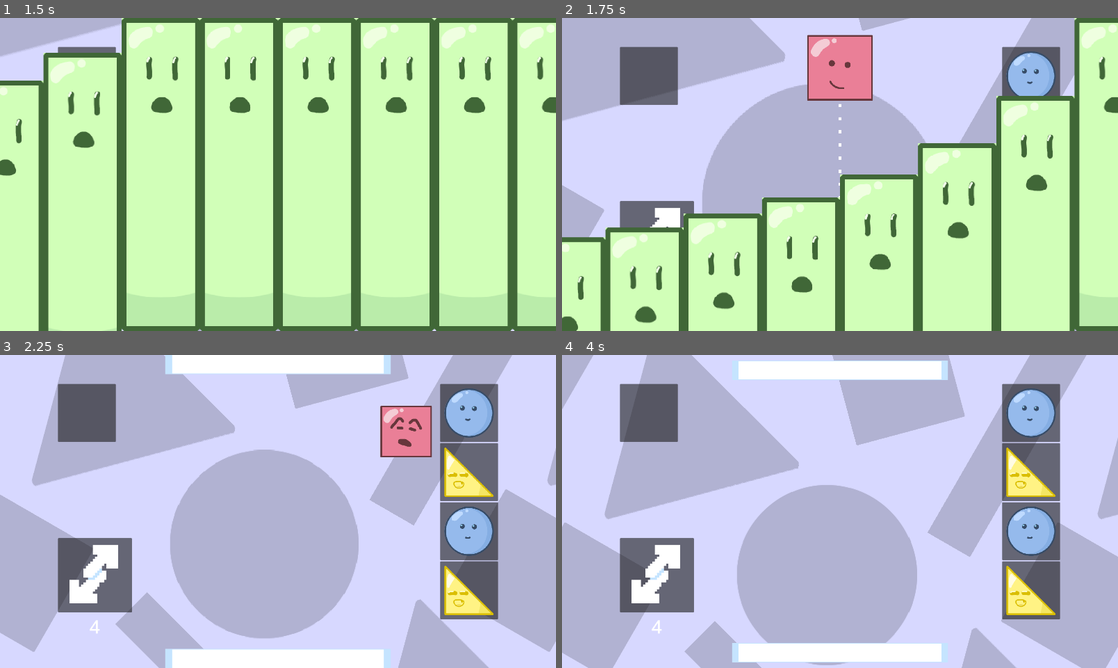
Above: before the commit, frames 1-4 (two rows, left to right).
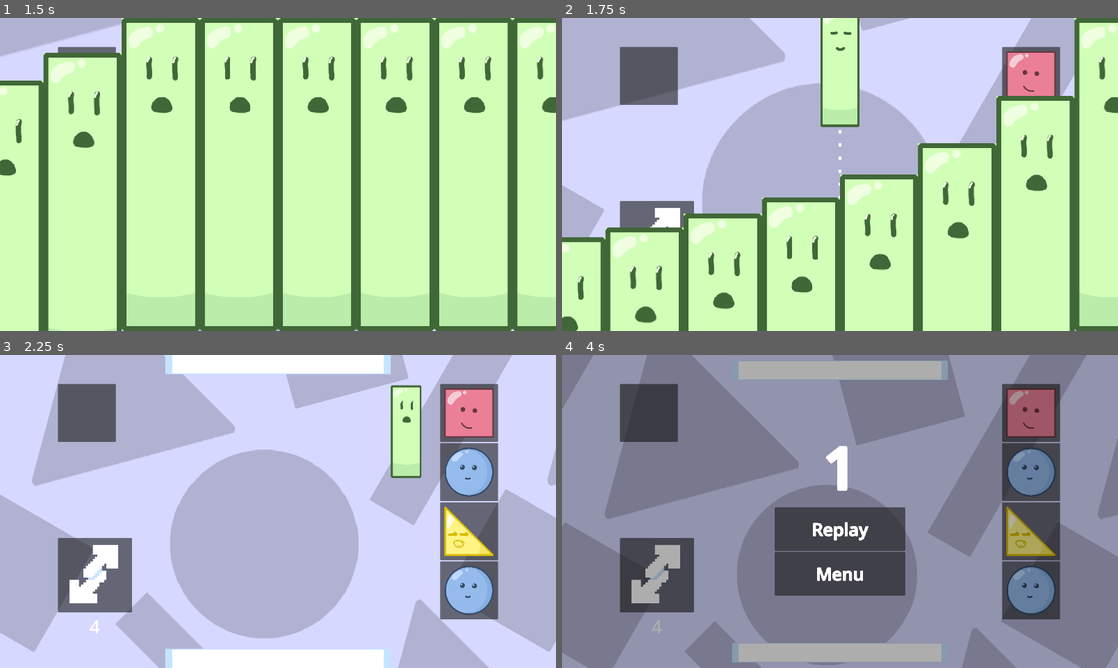
Above: after the commit, the same moments.

Repository: nullishew/game-jam-palindome
Game: Godot game, scene res://scenes/menu.tscn
Same seed, same stepped clock (60 frames per second), same inputs: the game is played once before the commit and once after it.
Inputs (mouse positions are in pixels of both pictures, inside the frame that each line leads up to):
- Up to frame 1 (1.5 s): click "Start" at 0.5 s; click "Start" at 1.25 s
- Up to frame 2 (1.75 s): no input
- Up to frame 3 (2.25 s): move the mouse to (400, 495) at 2.02 s; hold Right (move_piece_right) from 2.03 s (still down); tap Space (drop_piece) at 2.1 s
- Up to frame 4 (4 s): move the mouse to (728, 527) at 2.77 s; release Right (move_piece_right) at 2.78 s; hold Left (move_piece_left) 2.78-3.53 s; tap Space (drop_piece) at 2.85, 3.6 s; move the mouse to (895, 442) at 3.52 s; hold Right (move_piece_right) from 3.53 s (still down)

Frame 1 is identical in both runs. In frame 2, 4.7% of the frame differs, in the area x 44-89%, y 0-35%; in frame 3, 7.5%; in frame 4, 100%, in the area x 0-100%, y 0-100%.

Commit message:
fixed wrong starting index for piece queue + slightly better looking text

Diff:
--- a/scenes/game_over.tscn
+++ b/scenes/game_over.tscn
@@ -1,53 +1,6 @@
 [gd_scene format=3 uid="uid://b238bf1mnrb3"]
 
 [ext_resource type="Script" uid="uid://bq3w7qf1oq40d" path="res://scripts/game_over.gd" id="1_xeevv"]
-
-[sub_resource type="Animation" id="Animation_xeevv"]
-length = 0.001
-tracks/0/type = "bezier"
-tracks/0/imported = false
-tracks/0/enabled = true
-tracks/0/path = NodePath("Panel:modulate:a")
-tracks/0/interp = 1
-tracks/0/loop_wrap = true
-tracks/0/keys = {
-"handle_modes": PackedInt32Array(0),
-"points": PackedFloat32Array(1, -0.25, 0, 0.25, 0),
-"times": PackedFloat32Array(0)
-}
-tracks/1/type = "bezier"
-tracks/1/imported = false
-tracks/1/enabled = true
-tracks/1/path = NodePath("Panel/Game Over Menu/Turn Count Label:position:x")
-tracks/1/interp = 1
-tracks/1/loop_wrap = true
-tracks/1/keys = {
-"handle_modes": PackedInt32Array(0),
-"points": PackedFloat32Array(0, -0.25, 0, 0.25, 0),
-"times": PackedFloat32Array(0)
-}
-tracks/2/type = "bezier"
-tracks/2/imported = false
-tracks/2/enabled = true
-tracks/2/path = NodePath("Panel/Game Over Menu/Menu Button:position:x")
-tracks/2/interp = 1
-tracks/2/loop_wrap = true
-tracks/2/keys = {
-"handle_modes": PackedInt32Array(0),
-"points": PackedFloat32Array(0, -0.25, 0, 0.25, 0),
-"times": PackedFloat32Array(0)
-}
-tracks/3/type = "bezier"
-tracks/3/imported = false
-tracks/3/enabled = true
-tracks/3/path = NodePath("Panel/Game Over Menu/Replay Button:position:x")
-tracks/3/interp = 1
-tracks/3/loop_wrap = true
-tracks/3/keys = {
-"handle_modes": PackedInt32Array(0),
-"points": PackedFloat32Array(0, -0.25, 0, 0.25, 0),
-"times": PackedFloat32Array(0)
-}
 
 [sub_resource type="Animation" id="Animation_wqhvx"]
 resource_name = "game_over"
@@ -63,43 +16,9 @@
 "points": PackedFloat32Array(0, -0.25, 0, 0.25, 0, 1, -0.16666667, -0.16666667, 0, 0),
 "times": PackedFloat32Array(0, 1)
 }
-tracks/1/type = "bezier"
-tracks/1/imported = false
-tracks/1/enabled = true
-tracks/1/path = NodePath("Panel/Game Over Menu/Turn Count Label:position:x")
-tracks/1/interp = 1
-tracks/1/loop_wrap = true
-tracks/1/keys = {
-"handle_modes": PackedInt32Array(0, 0, 0),
-"points": PackedFloat32Array(-1200, 0, 0, 0.40000004, 0, -1200, 0, 0, 0.3333333, 1184.9766, 0, -0.29999995, -97.65258, 0, 0),
-"times": PackedFloat32Array(0, 0.5, 1.5)
-}
-tracks/2/type = "bezier"
-tracks/2/imported = false
-tracks/2/enabled = true
-tracks/2/path = NodePath("Panel/Game Over Menu/Menu Button:position:x")
-tracks/2/interp = 1
-tracks/2/loop_wrap = true
-tracks/2/keys = {
-"handle_modes": PackedInt32Array(0, 0, 0),
-"points": PackedFloat32Array(1200, -0.25, 0, 0.25, 0, 1200, -0.25, 0, 0.3333333, -1192.4883, 0, -0.26666665, 60.093895, 0, 0),
-"times": PackedFloat32Array(0, 0.5, 1.5)
-}
-tracks/3/type = "bezier"
-tracks/3/imported = false
-tracks/3/enabled = true
-tracks/3/path = NodePath("Panel/Game Over Menu/Replay Button:position:x")
-tracks/3/interp = 1
-tracks/3/loop_wrap = true
-tracks/3/keys = {
-"handle_modes": PackedInt32Array(0, 0, 0),
-"points": PackedFloat32Array(-1200, -0.25, 0, 0.25, 0, -1200, -0.25, 0, 0.3333333, 1192.4883, 0, -0.29999995, -15.023474, 0, 0),
-"times": PackedFloat32Array(0, 0.5, 1.5)
-}
 
 [sub_resource type="AnimationLibrary" id="AnimationLibrary_wqhvx"]
 _data = {
-&"RESET": SubResource("Animation_xeevv"),
 &"game_over": SubResource("Animation_wqhvx")
 }
 
@@ -114,7 +33,6 @@
 
 [node name="AnimationPlayer" type="AnimationPlayer" parent="." unique_id=610277042]
 libraries/ = SubResource("AnimationLibrary_wqhvx")
-autoplay = &"game_over"
 
 [node name="Panel" type="Panel" parent="." unique_id=140789070]
 anchors_preset = 15
@@ -124,7 +42,7 @@
 grow_vertical = 2
 theme_override_styles/panel = SubResource("StyleBoxFlat_xeevv")
 
-[node name="Game Over Menu" type="Control" parent="Panel" unique_id=1070689903]
+[node name="Game Over Menu" type="VBoxContainer" parent="Panel" unique_id=760138713]
 layout_mode = 1
 anchors_preset = 8
 anchor_left = 0.5
@@ -139,40 +57,31 @@
 grow_vertical = 2
 
 [node name="Turn Count Label" type="Label" parent="Panel/Game Over Menu" unique_id=543115791]
-layout_mode = 1
-anchors_preset = 8
-anchor_left = 0.5
-anchor_top = 0.5
-anchor_right = 0.5
-anchor_bottom = 0.5
-offset_left = -225.0
-offset_top = -284.0
-offset_right = 225.00562
-offset_bottom = -11.0
-grow_horizontal = 2
-grow_vertical = 2
+layout_mode = 2
+theme_override_colors/font_outline_color = Color(1, 1, 1, 1)
+theme_override_constants/outline_size = 25
 theme_override_font_sizes/font_size = 200
 text = "67"
 horizontal_alignment = 1
 
+[node name="Replay Button" type="Button" parent="Panel/Game Over Menu" unique_id=713294060]
+custom_minimum_size = Vector2(450, 150)
+layout_mode = 2
+theme_override_colors/font_color = Color(1, 1, 1, 1)
+theme_override_colors/font_outline_color = Color(1, 1, 1, 1)
+theme_override_constants/outline_size = 7
+theme_override_font_sizes/font_size = 60
+text = "Replay"
+metadata/_edit_use_anchors_ = true
+
 [node name="Menu Button" type="Button" parent="Panel/Game Over Menu" unique_id=1082587947]
 custom_minimum_size = Vector2(450, 150)
-layout_mode = 0
-offset_top = 277.0
-offset_right = 450.00073
-offset_bottom = 427.0
-theme_override_font_sizes/font_size = 40
+layout_mode = 2
+theme_override_colors/font_color = Color(1, 1, 1, 1)
+theme_override_colors/font_outline_color = Color(1, 1, 1, 1)
+theme_override_constants/outline_size = 7
+theme_override_font_sizes/font_size = 60
 text = "Menu"
-
-[node name="Replay Button" type="Button" parent="Panel/Game Over Menu" unique_id=713294060]
-custom_minimum_size = Vector2(450, 150)
-layout_mode = 0
-offset_top = 431.0
-offset_right = 450.0
-offset_bottom = 581.0
-theme_override_font_sizes/font_size = 40
-text = "Replay"
-metadata/_edit_use_anchors_ = true
 
 [node name="Crash Out" type="Label" parent="Panel" unique_id=1948264922]
 visible = false
--- a/scripts/game.gd
+++ b/scripts/game.gd
@@ -49,7 +49,7 @@
 	GameManager.game = self
 	_is_gravity_inverted = false
 	_piece_sequence.clear()
-	_curr_piece_index = 0
+	_curr_piece_index = -1
 	PhysicsServer2D.area_set_param(
 		get_viewport().get_world_2d().space,
 		PhysicsServer2D.AREA_PARAM_GRAVITY_VECTOR,
